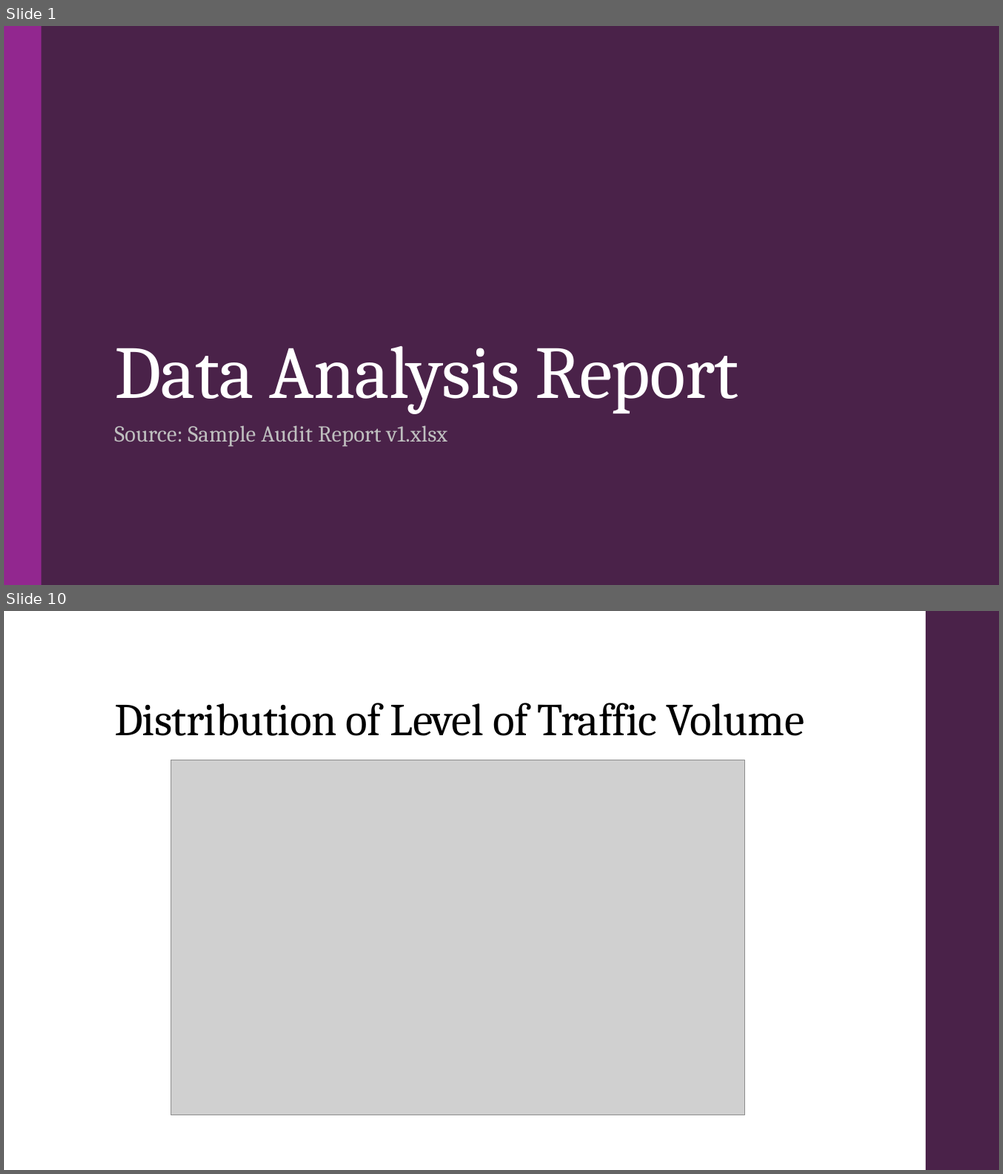
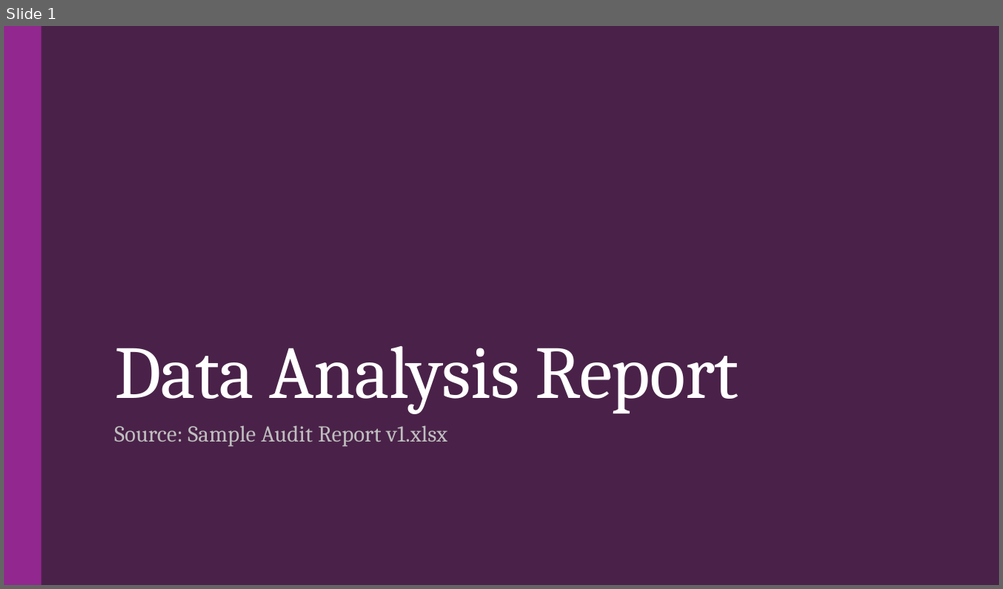
Before and after one commit to droy117/GT_Assignment_PPT_Ex, a slide deck: Debak/Data_Analysis_Report_Report.pptx. Shown one above the other, each under a label of ours: slides 1 and 10 before the commit, slide 1 after it; the slides between them are not shown. The pictures are 1003x1174 and 1003x589 pixels, drawn with LibreOffice and Linux fonts; fonts in the diff are those of the drawing; grey boxes stand for pictures. Boxes give left, top, right and bottom in pixels: in the first picture for what was removed or moved away, otherwise in the second. Text is boxed around its words. In the diff, an @@ line names an element or a change of style, - is before the commit and + after.

```diff
--- a/Debak/Data_Analysis_Report_Report.pptx
+++ b/Debak/Data_Analysis_Report_Report.pptx
@@ slide 10 removed at bbox=[4, 611, 999, 1170], background #FFFFFF @@
@@ rectangle removed at bbox=[925, 611, 999, 1170] @@
@@ title removed at bbox=[114, 703, 804, 736] @@
-Distribution of Level of Traffic Volume
@@ picture removed at bbox=[171, 760, 745, 1116] @@
```
Also in this commit, not shown: 3 slides changed, 11 slides added, 8 other slides removed, 6 other files.
